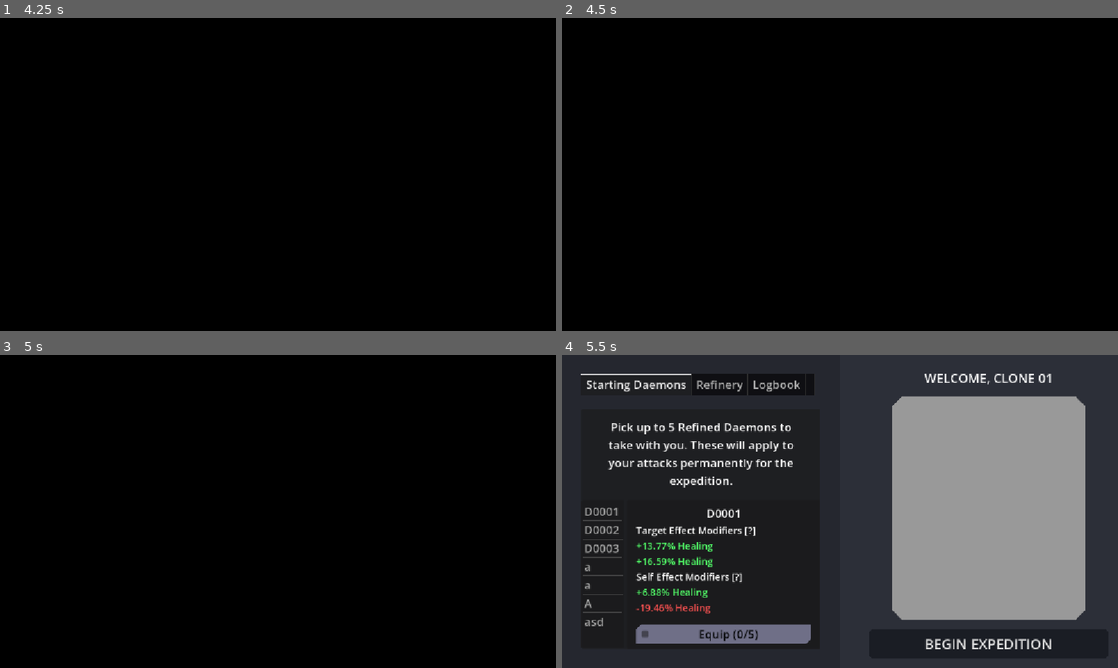
Above: before the commit, frames 1-4 (two rows, left to right).
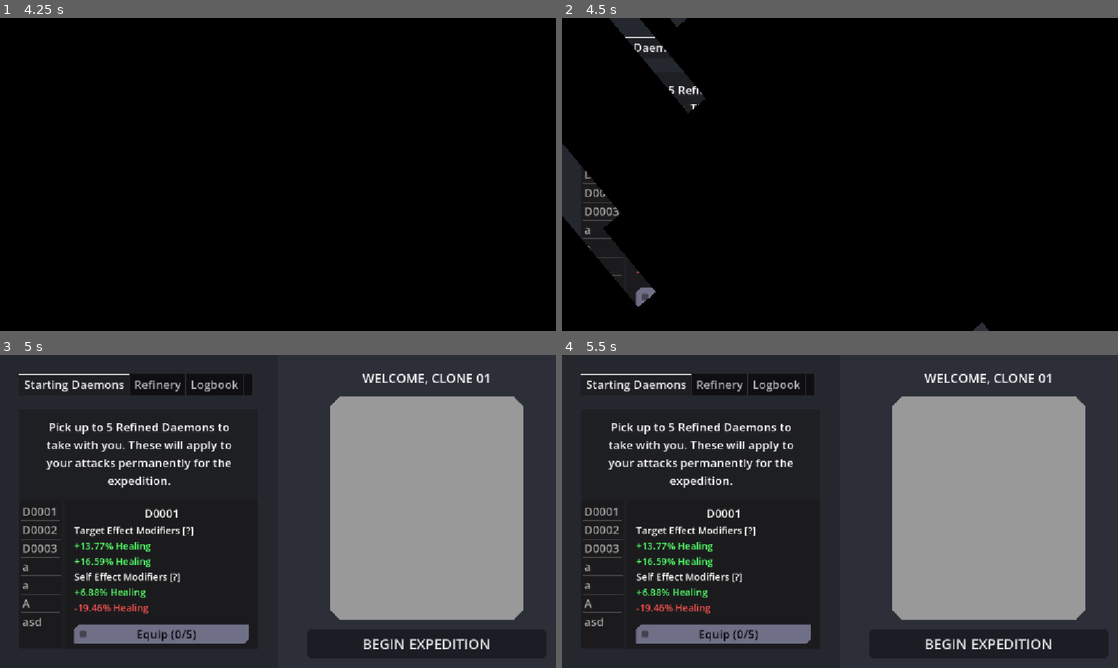
Above: after the commit, the same moments.

Repository: ProgrammerOnCoffee/operation-daemon
Game: Godot game, scene res://scenes/main.tscn
Two runs of this game, one before a commit and one after it. Both use one fixed random seed, a clock stepped at 60 frames per second and the inputs below.
Inputs (mouse positions are in pixels of both pictures, inside the frame that each line leads up to):
- Up to frame 1 (4.25 s): click "SETTINGS" at 0.5 s; click "CREDITS" at 1.25 s; click "BEGIN EXPEDITION" at 2 s; click "BEGIN EXPEDITION" at 2.75 s; click "START" at 3.5 s
- Up to frame 2 (4.5 s): click "START" at 4.25 s
- Up to frame 3 (5 s): no input
- Up to frame 4 (5.5 s): tap Enter at 5 s; move the mouse to (962, 495) at 5.02 s; hold Right (select_right) from 5.03 s (still down); hold Space (qte_press) from 5.03 s (still down); click (962, 495) at 5.17 s

Frame 1 is identical in both runs. In frame 2, 4.4% of the frame differs, in the area x 0-77%, y 0-100%; in frame 3, 99%, in the area x 0-100%, y 0-100%; in frame 4, nothing differs.
Error in both runs: Invalid access to property or key 'name' on a base object of type 'null instance'. (res://scripts/menu2.gd:11)

Commit message:
Fix `to` sometimes instantly appearing when using `TransitionManager.transition_screen` (again) Different issue this time caused by the end of the first `fade` call clearing the materials after the second `fade` call has begun

Diff:
--- a/scripts/transition_manager.gd
+++ b/scripts/transition_manager.gd
@@ -95,16 +95,14 @@
 		set_descendants_use_parent_material(from)
 		from.show()
 		tween.finished.connect(from.hide)
-		tween.finished.connect(from.set.bind(&"material", null))
-		tween.finished.connect(set_descendants_use_parent_material.bind(from, false), CONNECT_REFERENCE_COUNTED)
+		tween.finished.connect(_clear_material.bind(from, mat))
 
 	if to:
 		to.material = to_mat
 		to_mat.set_shader_parameter(&"inverted", true)
 		set_descendants_use_parent_material(to)
 		to.show()
-		tween.finished.connect(to.set.bind(&"material", null))
-		tween.finished.connect(set_descendants_use_parent_material.bind(to, false), CONNECT_REFERENCE_COUNTED)
+		tween.finished.connect(_clear_material.bind(to, to_mat))
 
 	for i in bar_count:
 		tween.tween_method(set_cutoff.bind(i), -CUTOFF_EXTEND, 1.0 + CUTOFF_EXTEND, duration).set_delay(randf() * spread)
@@ -198,3 +196,11 @@
 			directions[i] = randi_range(0, 1)
 	mat.set_shader_parameter(&"directions", directions)
 	return mat
+
+
+## Sets [param control]'s [member CanvasItem.material] to [code]null[/code]
+## if it is still set to [param material].
+func _clear_material(control: Control, material: ShaderMaterial) -> void:
+	if control.material == material:
+		control.material = null
+		set_descendants_use_parent_material(control, false)
